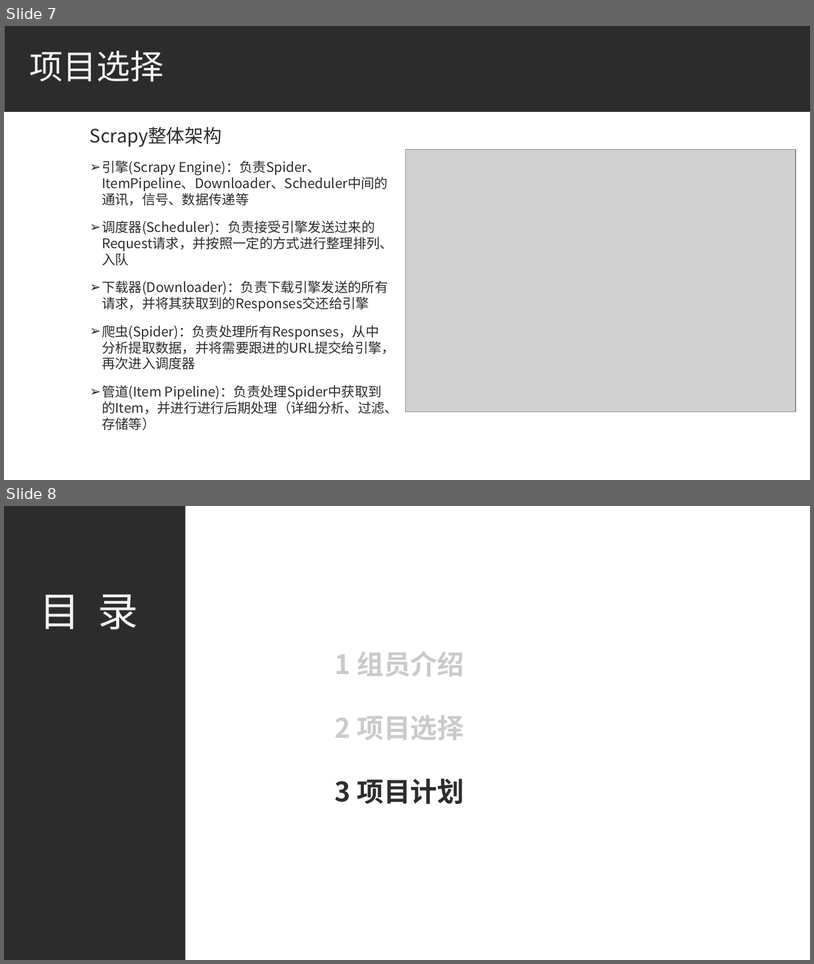
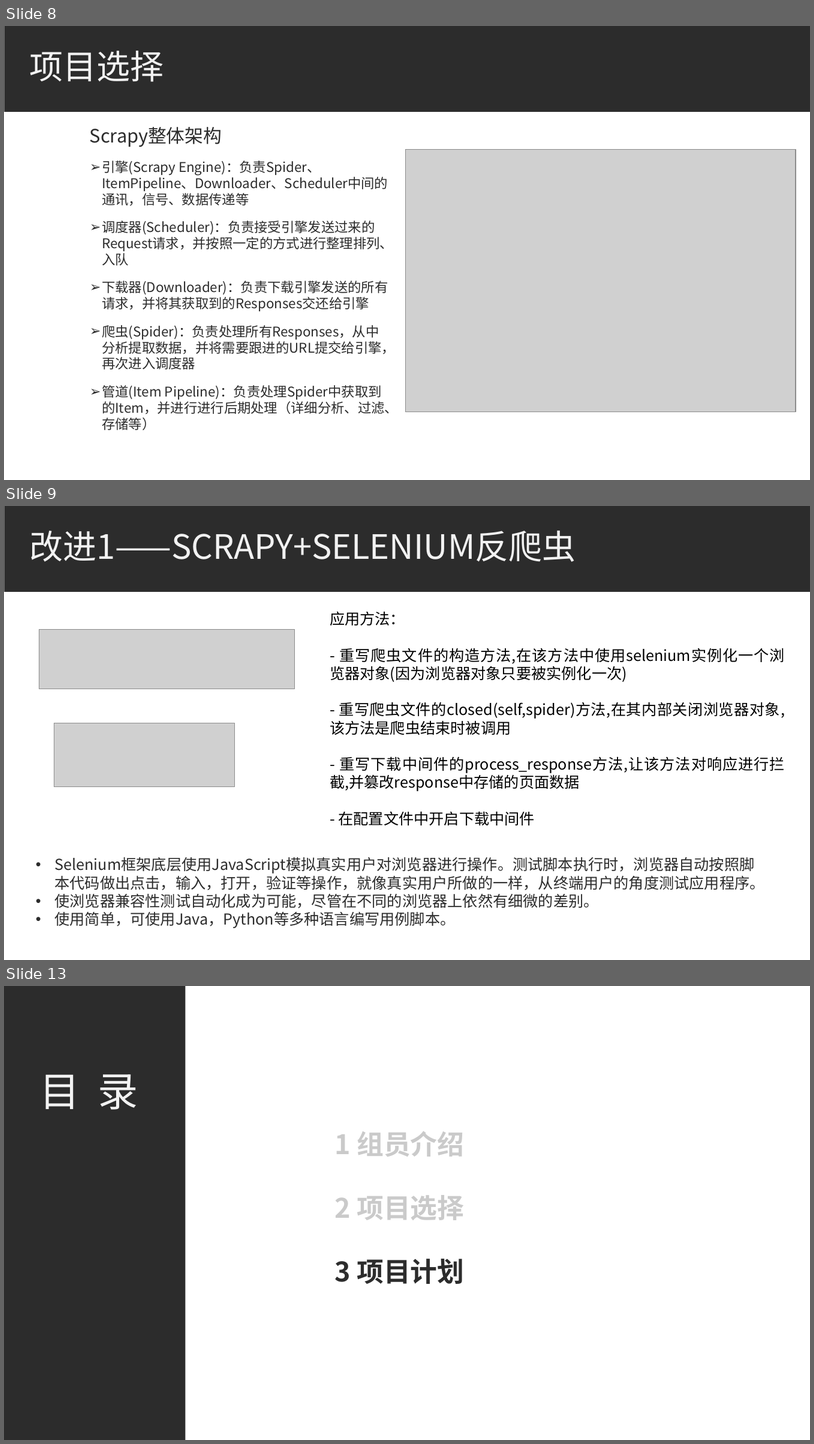
Before and after one commit to bhsei/20_H, a slide deck: 实验准备/汇报ppt.pptx. Shown one above the other, each under a label of ours: slides 7 and 8 before the commit, slides 8, 9 and 13 after it; the slides between them are not shown. The pictures are 814x964 and 814x1444 pixels, drawn with LibreOffice and Linux fonts; fonts in the diff are those of the drawing; grey boxes stand for pictures. Boxes give left, top, right and bottom in pixels: in the first picture for what was removed or moved away, otherwise in the second. Text is boxed around its words. In the diff, an @@ line names an element or a change of style, - is before the commit and + after.

```diff
--- a/实验准备/汇报ppt.pptx
+++ b/实验准备/汇报ppt.pptx
@@ slide 9 added at <box>4,506,810,960</box>, background #FFFFFF; not listed: 1 template element that a slide beside it also shows @@
@@ title added at <box>30,531,576,562</box>, 40 pt, text #F2F2F2 @@
+改进1——SCRAPY+SELENIUM反爬虫
@@ text added at <box>330,611,785,825</box>, 18 pt, text #000000 @@
+应用方法：
+- 重写爬虫文件的构造方法,在该方法中使用selenium实例化一个浏览器对象(因为浏览器对象只要被实例化一次)
+- 重写爬虫文件的closed(self,spider)方法,在其内部关闭浏览器对象,该方法是爬虫结束时被调用
+- 重写下载中间件的process_response方法,让该方法对响应进行拦截,并篡改response中存储的页面数据
+- 在配置文件中开启下载中间件
@@ picture added at <box>39,630,295,688</box> @@
@@ picture added at <box>54,723,234,787</box> @@
@@ text added at <box>54,856,765,928</box>, 18 pt, text #2C2C2C @@
+• Selenium框架底层使用JavaScript模拟真实用户对浏览器进行操作。测试脚本执行时，浏览器自动按照脚本代码做出点击，输入，打开，验证等操作，就像真实用户所做的一样，从终端用户的角度测试应用程序。
+• 使浏览器兼容性测试自动化成为可能，尽管在不同的浏览器上依然有细微的差别。
+• 使用简单，可使用Java，Python等多种语言编写用例脚本。
@@ what was slide 7 is now slide 8 @@
@@ what was slide 8 is now slide 13 @@
```
Also in this commit, not shown: 4 slides changed, 5 other slides added.
